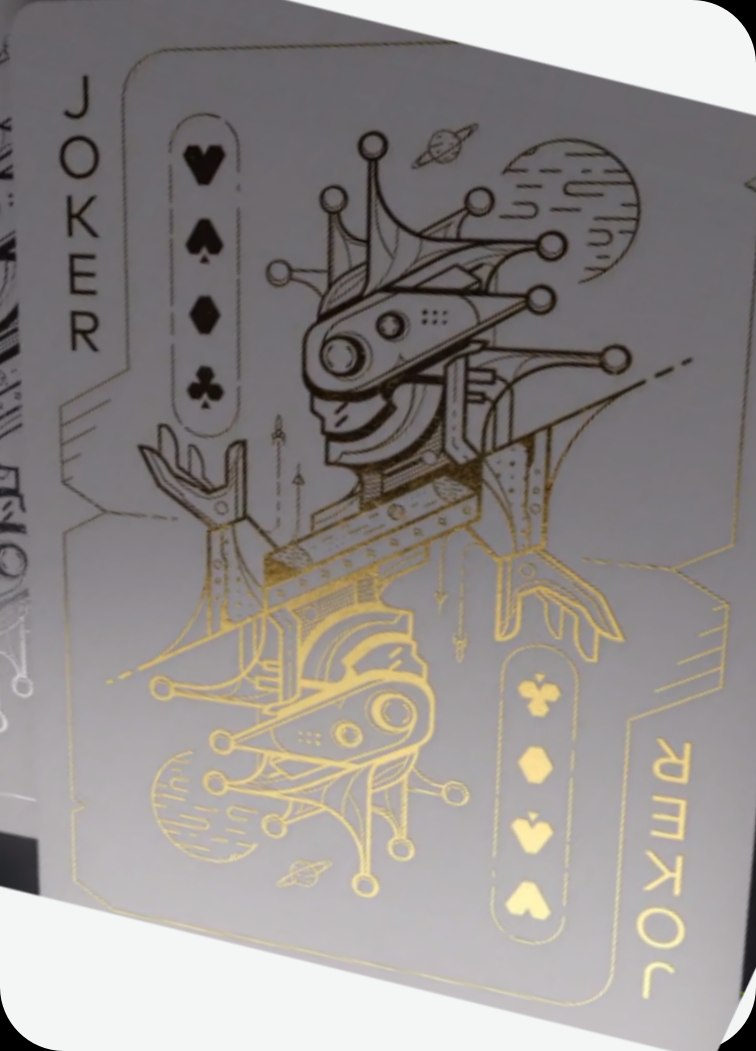
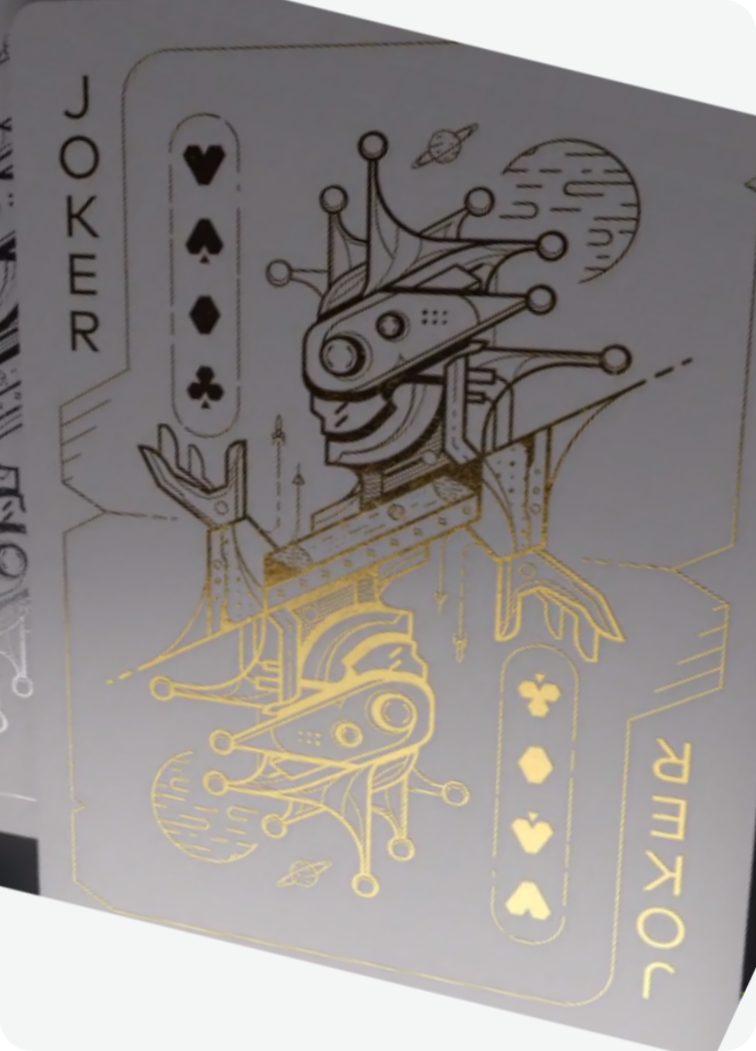
Layer changes from the first 756px x 1051px image to the second:
painted on "joker.png" over left=0, top=0, right=756, bottom=1051
added layer "Layer 6" above "card" over left=0, top=0, right=756, bottom=1051
hid "card", painted on it over left=0, top=0, right=756, bottom=1051
hid "Background", painted on it over left=0, top=0, right=756, bottom=1051
